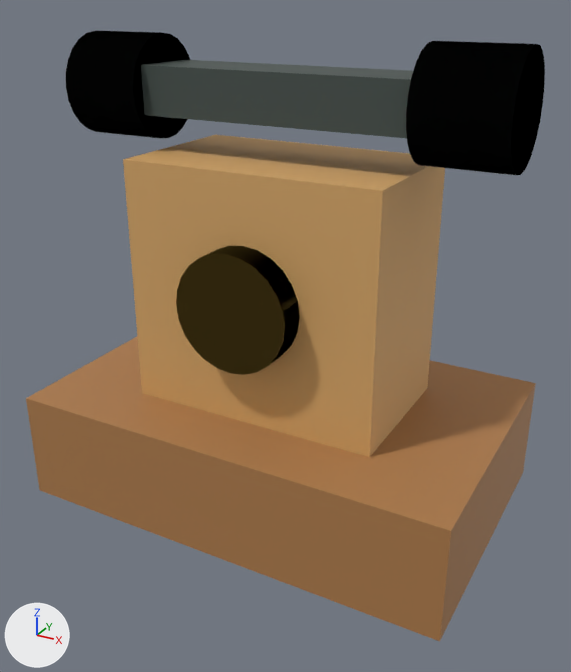
The glTF model dist/models/telephone.glb as it was, and as the next commit left it.
One viewpoint serves both versions: a camera (50 mm lens) standing at (1.73, -3.15, 1.51) and looking at (0.05, -0.09, -0.03). Arrows for +X, +Y and +Z are at lower left; the lights stay in place. The older version comes first. Where no turn or scale is listed for an object, it has been applied to the vertices.
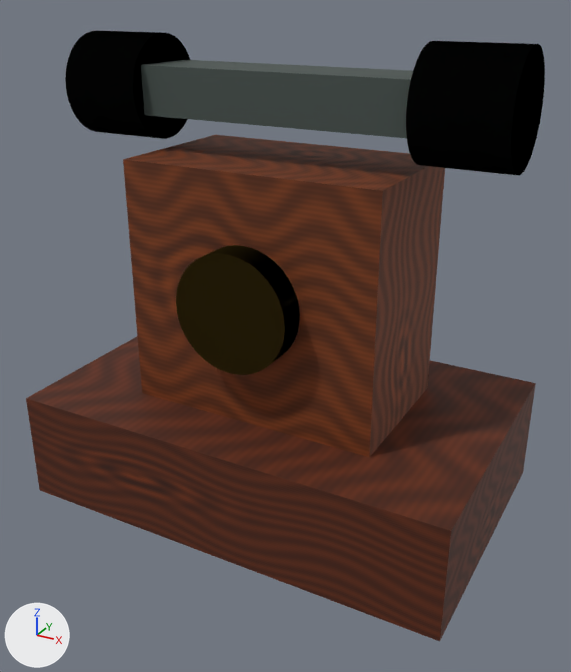
What changed in the scene script:
```text
Add img_original_procedural_wood_grain:
    img_original_procedural_wood_grain = load_image('Original procedural wood grain', '_unpacked/Original_procedural_wood_grain', 256, 256, 'sRGB')
Change mat_wood:
    where n0 = _N.new('ShaderNodeBsdfPrincipled'); n0.name = 'Principled BSDF'
    remove n0.inputs[0].default_value = (0.42, 0.2, 0.07, 1.0)  # 'Base Color', brown #ad7c4b
    n0.inputs[2].default_value: 0.62 -> 0.72  # 'Roughness'
    add n2 = _N.new('ShaderNodeMix'); n2.name = 'Mix'
    add n2.data_type = 'RGBA'
    add n2.blend_type = 'MULTIPLY'
    add n2.inputs[0].default_value = 1.0  # 'Factor'
    add n2.inputs[7].default_value = (0.42, 0.2, 0.07, 1.0)  # 'B', brown #ad7c4b
    add n3 = _N.new('ShaderNodeTexImage'); n3.name = 'Image Texture'
    add n3.image = img_original_procedural_wood_grain
    add _L.new(n2.outputs[2], n0.inputs[0])  # 'Result' to 'Base Color'
    add _L.new(n3.outputs[0], n2.inputs[6])  # 'Color' to 'A'
Change mat_wood2:
    where n0 = _N.new('ShaderNodeBsdfPrincipled'); n0.name = 'Principled BSDF'
    remove n0.inputs[0].default_value = (0.68, 0.39, 0.14, 1.0)  # 'Base Color', orange #d7a869
    n0.inputs[2].default_value: 0.62 -> 0.72  # 'Roughness'
    add n2 = _N.new('ShaderNodeMix'); n2.name = 'Mix'
    add n2.data_type = 'RGBA'
    add n2.blend_type = 'MULTIPLY'
    add n2.inputs[0].default_value = 1.0  # 'Factor'
    add n2.inputs[7].default_value = (0.68, 0.39, 0.14, 1.0)  # 'B', orange #d7a869
    add n3 = _N.new('ShaderNodeTexImage'); n3.name = 'Image Texture'
    add n3.image = img_original_procedural_wood_grain
    add _L.new(n2.outputs[2], n0.inputs[0])  # 'Result' to 'Base Color'
    add _L.new(n3.outputs[0], n2.inputs[6])  # 'Color' to 'A'
```

Location of each change, [x1, y1, x2, y2] in pixels of the pictures (571 x 672 px):
'Mesh_0', surface changed (darker)
    both: [26, 337, 536, 641]
'Mesh_1', surface changed (orange to brown)
    both: [123, 135, 445, 457]
